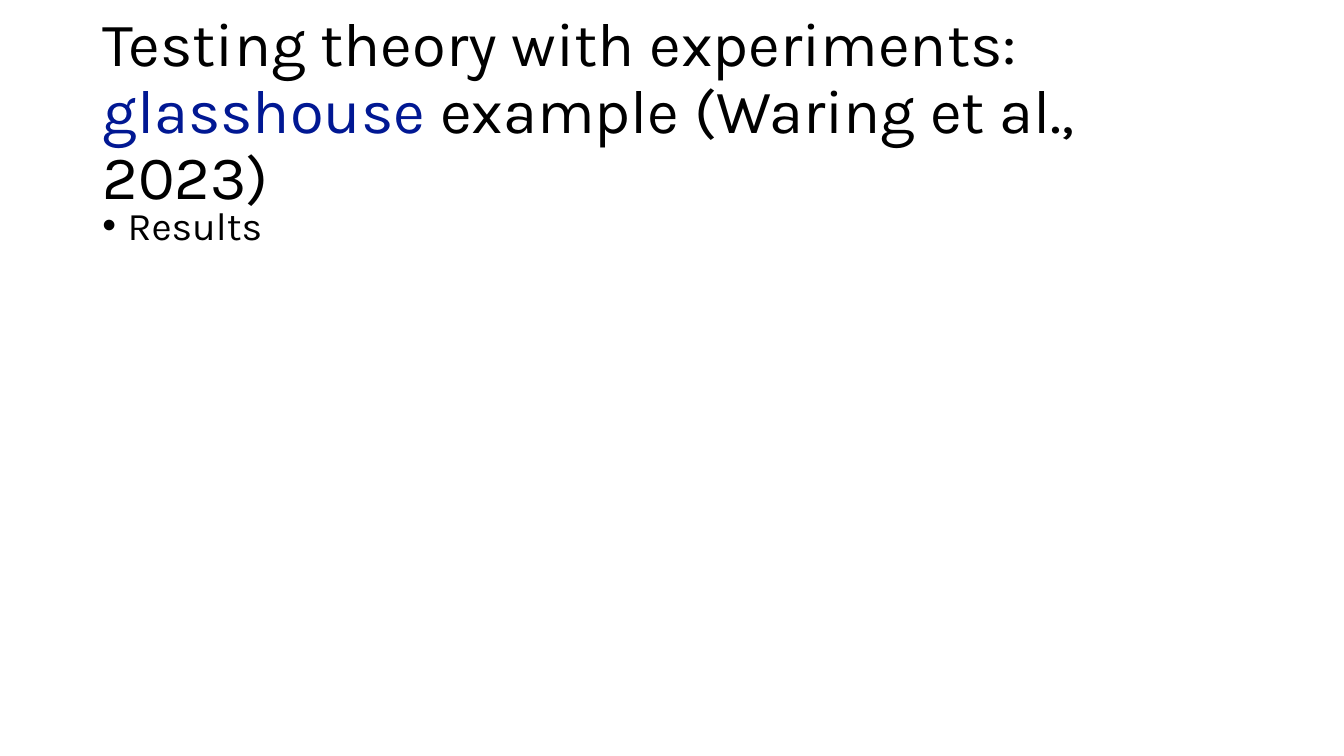
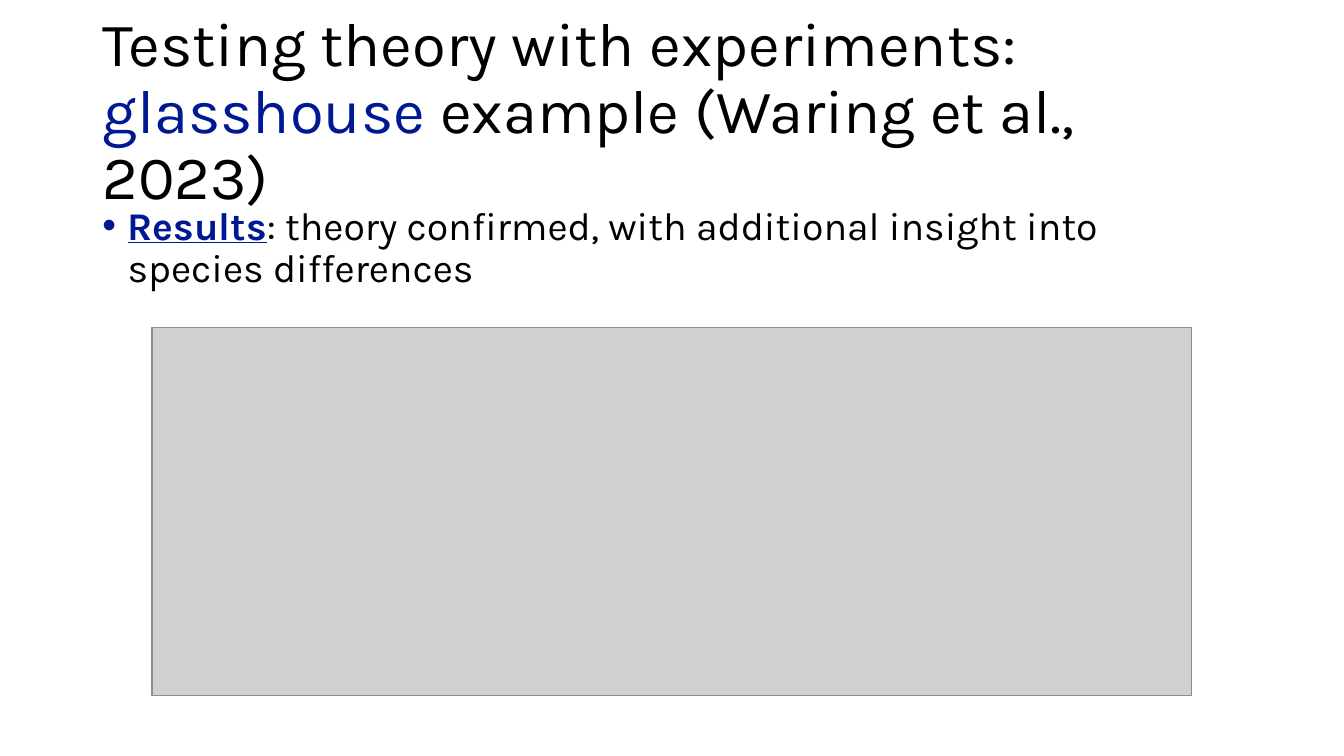
Before and after one commit to SmithEcophysLab/seminar, a slide deck: slide 23 of 2025_lemontree/src/lemontree_mtg_2025_smith.pptx. Drawn at 1344x756 pixels with LibreOffice and Linux fonts; fonts in the diff are those of the drawing; grey boxes stand for pictures. Boxes give left, top, right and bottom in pixels: in the first picture for what was removed or moved away, otherwise in the second. Text is boxed around its words. In the diff, an @@ line names an element or a change of style, - is before the commit and + after.

```diff
--- a/2025_lemontree/src/lemontree_mtg_2025_smith.pptx
+++ b/2025_lemontree/src/lemontree_mtg_2025_smith.pptx
@@ text at box(128, 205, 1097, 292): text changed @@
-• Results
+• Results: theory confirmed, with additional insight into species differences
@@ picture added at box(152, 328, 1193, 697) @@
```
Also in this commit, not shown: 9 other slides changed, 2 slides added, 1 slide removed.
